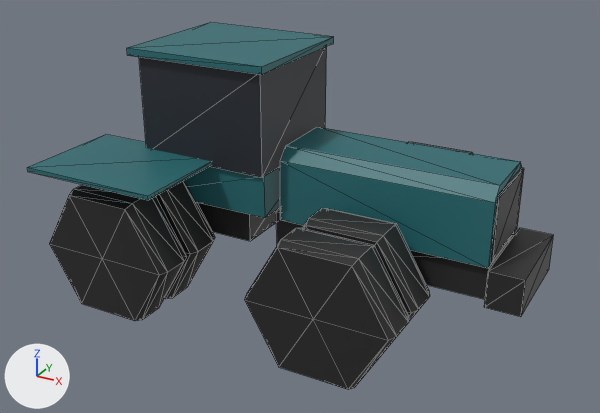
Before and after pictures for a commit that changed the glTF model Data/RideUK/Props/SM_Prop_farm_tractor4wd_0_LOD2.glb.
The view is the same before and after, from a 50 mm lens placed at (5.31, -9.53, 6.12), pointed at (0.21, -0.25, 1.48). Every picture has the same lights, and +X, +Y and +Z are marked at lower left. The picture after the commit comes second. Mesh edges are drawn as thin lines. Vertices at exactly the same position are counted once.

Before the edit, the objects in view are built like this:
```python
me_sm_prop_farm_tractor4wd_0_lod2 = bpy.data.meshes.new('SM_Prop_farm_tractor4wd_0_LOD2')
me_sm_prop_farm_tractor4wd_0_lod2.from_pydata(...)  # 292 vertices, 512 faces; spans x -3.2..3.47, y -2.26..2.26, z 0.13..3.6
me_sm_prop_farm_tractor4wd_0_lod2.materials.append(mat_defaultmaterial)
ob_sm_prop_farm_tractor4wd_0_lod2 = bpy.data.objects.new('SM_Prop_farm_tractor4wd_0_LOD2', me_sm_prop_farm_tractor4wd_0_lod2)
ob_sm_prop_farm_tractor4wd_0_lod2.location = (0.0, 0.0, 0.0)
```
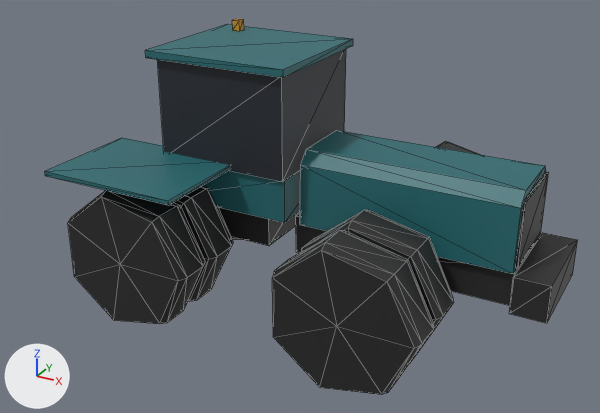
Changed parts and their boxes (x1, y1, x2, y2) in the pictures (600 x 413 px; the box of a moved part takes in the faces that stretch with it):
'SM_Prop_farm_tractor4wd_0_LOD2', reshaped
    before: (27, 22, 554, 390)
    after: (45, 19, 578, 395)
part 1 of me_sm_prop_farm_tractor4wd_0_lod2, moved or reshaped
    before: (197, 202, 280, 241)
    after: (218, 207, 300, 246)
part 2 of me_sm_prop_farm_tractor4wd_0_lod2, moved or reshaped
    before: (27, 134, 211, 200)
    after: (45, 138, 231, 205)
part 3 of me_sm_prop_farm_tractor4wd_0_lod2, moved or reshaped
    before: (127, 22, 334, 74)
    after: (145, 24, 353, 78)
part 4 of me_sm_prop_farm_tractor4wd_0_lod2, moved or reshaped
    before: (185, 167, 280, 218)
    after: (203, 170, 301, 222)
part 5 of me_sm_prop_farm_tractor4wd_0_lod2, moved or reshaped
    before: (139, 46, 327, 177)
    after: (157, 49, 346, 182)
part 6 of me_sm_prop_farm_tractor4wd_0_lod2, added
    after: (232, 19, 244, 31)
part 7 of me_sm_prop_farm_tractor4wd_0_lod2, moved or reshaped
    before: (276, 209, 515, 299)
    after: (296, 213, 538, 306)
part 8 of me_sm_prop_farm_tractor4wd_0_lod2, moved or reshaped
    before: (280, 127, 522, 268)
    after: (300, 130, 546, 274)
part 9 of me_sm_prop_farm_tractor4wd_0_lod2, moved or reshaped
    before: (490, 168, 524, 262)
    after: (515, 172, 549, 268)
part 10 of me_sm_prop_farm_tractor4wd_0_lod2, moved or reshaped
    before: (484, 228, 554, 317)
    after: (509, 233, 578, 323)
part 11 of me_sm_prop_farm_tractor4wd_0_lod2, rebuilt
    before: (303, 208, 430, 321)
    after: (301, 210, 454, 364)
part 12 of me_sm_prop_farm_tractor4wd_0_lod2, rebuilt
    before: (49, 185, 186, 321)
    after: (68, 190, 205, 324)
part 13 of me_sm_prop_farm_tractor4wd_0_lod2, rebuilt
    before: (155, 180, 215, 299)
    after: (174, 186, 233, 301)
part 14 of me_sm_prop_farm_tractor4wd_0_lod2, rebuilt (mostly hidden)
    before: (409, 142, 472, 153)
    after: (436, 141, 480, 155)
part 15 of me_sm_prop_farm_tractor4wd_0_lod2, rebuilt
    before: (245, 228, 409, 390)
    after: (272, 230, 434, 395)

The change in detail:
me_sm_prop_farm_tractor4wd_0_lod2 is used by ob_sm_prop_farm_tractor4wd_0_lod2; location (0.0, 0.0, 0.0).
me_sm_prop_farm_tractor4wd_0_lod2 had 292 vertices, 512 faces and spanned x -3.2..3.47, y -2.26..2.26, z 0.13..3.6.
me_sm_prop_farm_tractor4wd_0_lod2 now has 332 vertices, 588 faces and spans x -2.89..3.78, y -2.26..2.26, z 0.03..3.75.
me_sm_prop_farm_tractor4wd_0_lod2 part 1: the loose piece of 8 vertices spanning x -3.2..-0.4, y -0.6..0.6, z 0.95..1.55 is moved by (0.31, 0.0, 0.0).
me_sm_prop_farm_tractor4wd_0_lod2 part 2: the loose piece of 8 vertices spanning x -2.8..-0.8, y -2.26..-0.71, z 2.12..2.18 is moved by (0.31, 0.0, 0.0).
me_sm_prop_farm_tractor4wd_0_lod2 part 3: the loose piece of 8 vertices spanning x -2.03..0.07, y -0.98..0.98, z 3.5..3.6 is moved by (0.31, 0.0, 0.0).
me_sm_prop_farm_tractor4wd_0_lod2 part 4: the loose piece of 8 vertices spanning x -1.9..0.0, y -0.85..0.85, z 1.5..2.1 is moved by (0.31, 0.0, 0.0).
me_sm_prop_farm_tractor4wd_0_lod2 part 5: the loose piece of 8 vertices spanning x -1.9..0.0, y -0.9..0.9, z 2.1..3.5 is moved by (0.31, 0.0, 0.0).
me_sm_prop_farm_tractor4wd_0_lod2 part 6: a new loose piece, a box spanning x -1.4..-1.28, y 0.64..0.76, z 3.6..3.75, in mat_defaultmaterial.
me_sm_prop_farm_tractor4wd_0_lod2 part 7: the loose piece of 8 vertices spanning x 0.0..3.0, y -0.55..0.55, z 0.93..1.48 is moved by (0.31, 0.0, 0.0).
me_sm_prop_farm_tractor4wd_0_lod2 part 8: the loose piece of 12 vertices spanning x 0.1..3.0, y -0.62..0.62, z 1.4..2.42 is moved by (0.31, 0.0, 0.0).
me_sm_prop_farm_tractor4wd_0_lod2 part 9: the loose piece of 8 vertices spanning x 2.99..3.03, y -0.55..0.55, z 1.45..2.31 is moved by (0.31, 0.0, 0.0).
me_sm_prop_farm_tractor4wd_0_lod2 part 10: the loose piece of 8 vertices spanning x 3.03..3.47, y -0.7..0.7, z 0.9..1.4 is moved by (0.31, 0.0, 0.0).
me_sm_prop_farm_tractor4wd_0_lod2 part 11: the loose piece of 26 vertices spanning x 0.4..2.4, y -1.42..-0.82, z 0.13..1.87 is rebuilt with 30 vertices and now spans x 0.81..2.71, y -1.42..-0.82, z 0.03..1.97.
me_sm_prop_farm_tractor4wd_0_lod2 part 12: the loose piece of 26 vertices spanning x -2.8..-0.8, y -2.1..-1.5, z 0.13..1.87 is rebuilt with 30 vertices and now spans x -2.39..-0.49, y -2.1..-1.5, z 0.03..1.97.
me_sm_prop_farm_tractor4wd_0_lod2 part 13: the loose piece of 26 vertices spanning x -2.8..-0.8, y -1.42..-0.82, z 0.13..1.87 is rebuilt with 30 vertices and now spans x -2.39..-0.49, y -1.42..-0.82, z 0.03..1.97.
me_sm_prop_farm_tractor4wd_0_lod2 part 14: the loose piece of 26 vertices spanning x 0.4..2.4, y 1.5..2.1, z 0.13..1.87 is rebuilt with 30 vertices and now spans x 0.81..2.71, y 1.5..2.1, z 0.03..1.97.
me_sm_prop_farm_tractor4wd_0_lod2 part 15: the loose piece of 26 vertices spanning x 0.4..2.4, y -2.1..-1.5, z 0.13..1.87 is rebuilt with 30 vertices and now spans x 0.81..2.71, y -2.1..-1.5, z 0.03..1.97.
Other edits to the shape of me_sm_prop_farm_tractor4wd_0_lod2 do not show in these pictures.
